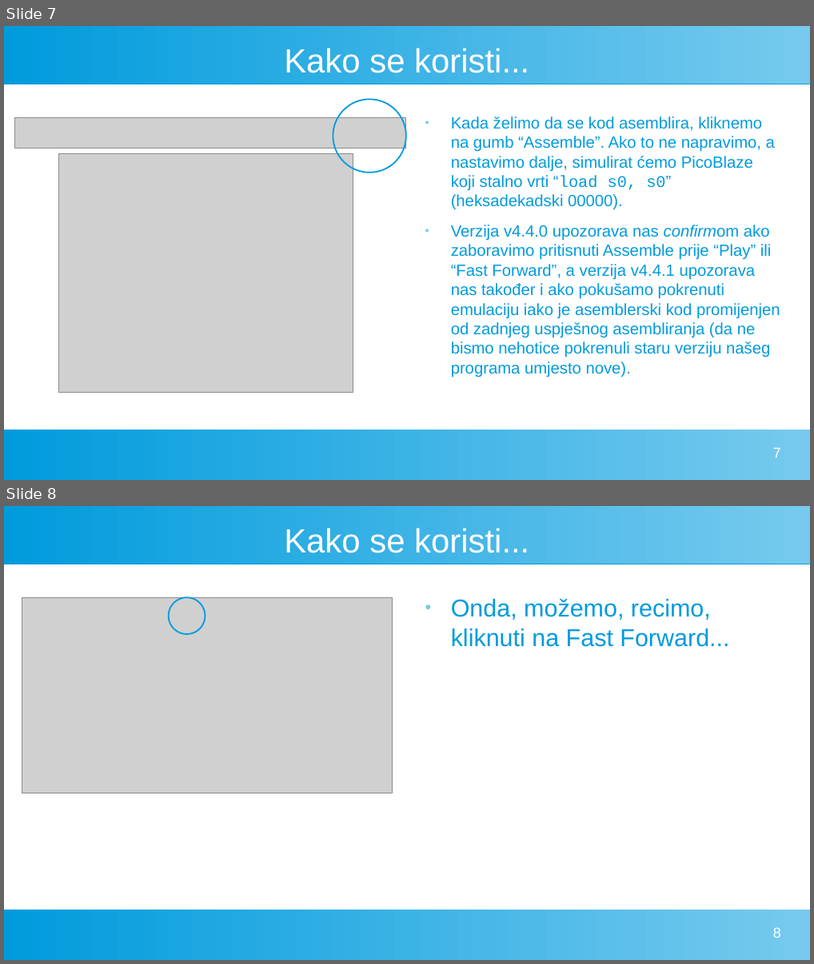
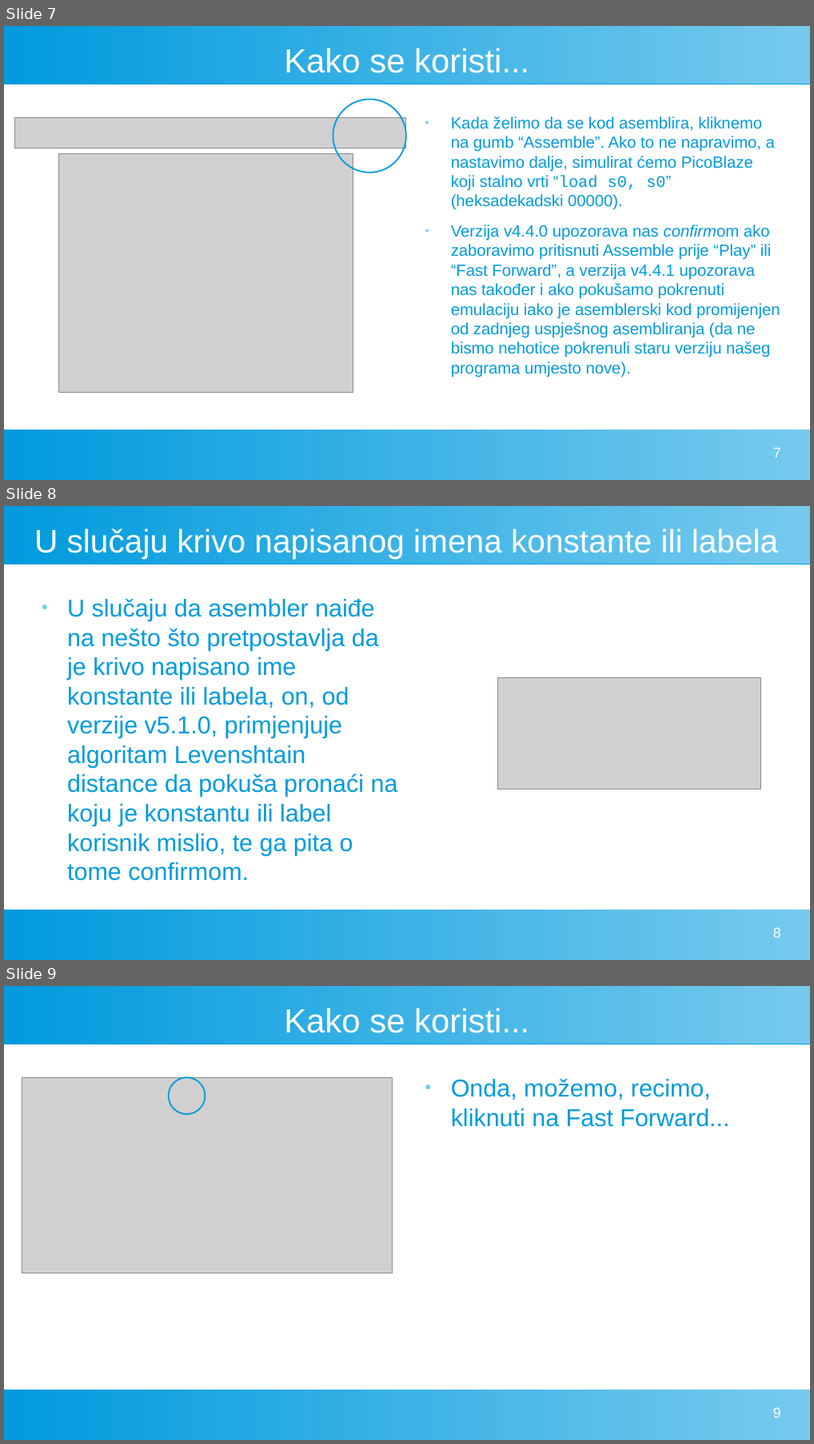
Before and after one commit to FlatAssembler/PicoBlaze_Simulator_in_JS, a slide deck: seminar/PicoBlaze.odp. Shown one above the other, each under a label of ours: slides 7 and 8 before the commit, slides 7, 8 and 9 after it. The pictures are 814x964 and 814x1444 pixels, drawn with LibreOffice and Linux fonts; fonts in the diff are those of the drawing; grey boxes stand for pictures. Boxes give left, top, right and bottom in pixels: in the first picture for what was removed or moved away, otherwise in the second. Text is boxed around its words. In the diff, an @@ line names an element or a change of style, - is before the commit and + after.

```diff
--- a/seminar/PicoBlaze.odp
+++ b/seminar/PicoBlaze.odp
@@ slide 8 added at (4, 506, 810, 960), background #FFFFFF; not listed: 2 template elements that a slide beside it also shows @@
@@ title added at (34, 528, 778, 558), 32 pt, text #FFFFFF @@
+U slučaju krivo napisanog imena konstante ili labela
@@ text added at (67, 598, 398, 880), 24 pt, text #009BDD @@
+● U slučaju da asembler naiđe na nešto što pretpostavlja da je krivo napisano ime konstante ili labela, on, od verzije v5.1.0, primjenjuje algoritam Levenshtain distance da pokuša pronaći na koju je konstantu ili label korisnik mislio, te ga pita o tome confirmom.
@@ picture added at (498, 678, 762, 789) @@
@@ page number added at (774, 927, 782, 937), 14 pt, text #FFFFFF @@
+8
@@ what was slide 8 is now slide 9 @@
@@ page number at (774, 1407, 782, 1417): text changed @@
-8
+9
```
Also in this commit, not shown: 1 other file.
